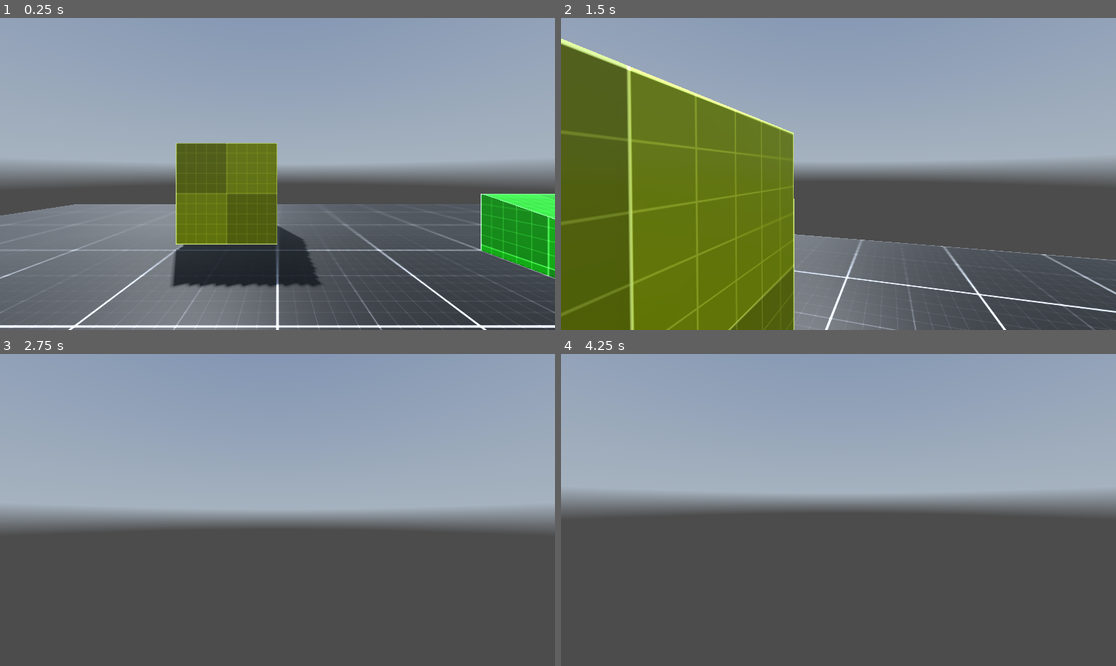
Above: before the commit, frames 1-4 (two rows, left to right).
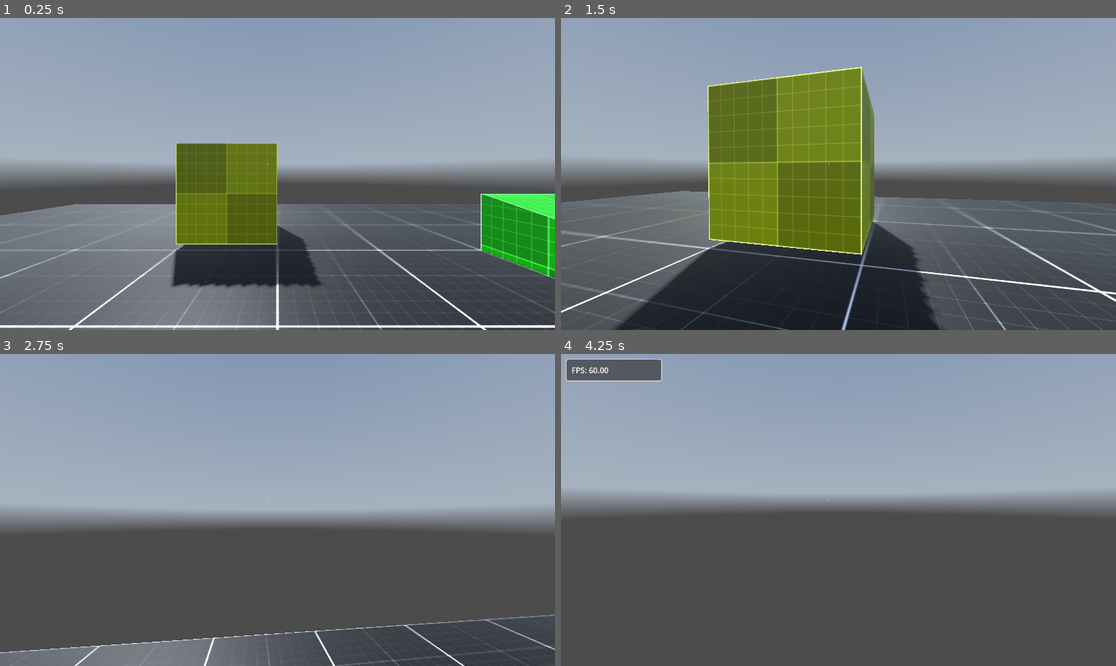
Above: after the commit, the same moments.

Repository: mochanicious/FPSGodotGame
Game: Godot game, scene res://levels/level_001.tscn
Two runs of this game, one before a commit and one after it. Both use one fixed random seed, a clock stepped at 60 frames per second and the inputs below. A sky picture missing from this copy of the repository is replaced by a grey-blue gradient.
Inputs (mouse positions are in pixels of both pictures, inside the frame that each line leads up to):
- Up to frame 1 (0.25 s): no input
- Up to frame 2 (1.5 s): tap Enter at 0.5 s; move the mouse to (866, 174) at 0.52 s; hold Ctrl (Crouch, bound only after the commit) 0.53-1.28 s; hold W (move_forward) from 0.53 s (still down); tap Space (jump) at 0.77, 1.07 s; tap C (Crouch, bound only before the commit) at 0.8, 1.35 s; move the mouse to (810, 174) at 1.27 s
- Up to frame 3 (2.75 s): keep holding W (move_forward); tap Space (jump) at 1.52, 1.55, 1.82, 2.1 s; move the mouse to (288, 503) at 2.02 s; hold Ctrl (Crouch, bound only after the commit) from 2.03 s (still down)
- Up to frame 4 (4.25 s): keep holding W (move_forward); move the mouse to (832, 516) at 2.77 s; release Ctrl (Crouch, bound only after the commit) at 2.78 s; tap Ctrl (Crouch, bound only after the commit) at 2.85 s; tap Space (jump) at 3.02, 3.32, 3.5, 3.77, 3.8, 4.07 s; tap C (Crouch, bound only before the commit) at 3.05 s; move the mouse to (877, 513) at 3.52 s; hold C (Crouch, bound only before the commit) from 3.53 s (still down); tap ` (debug, bound only after the commit) at 4.15 s

The runs differ from the first frame. In frame 1, less than 0.1% of the frame differs, in the area x 48-49%, y 46-47%; in frame 2, 48%, in the area x 0-100%, y 6-100%; in frame 3, 3.9%; in frame 4, 1.3%.

Commit message:
Improved crouch movement, added fps counter and crosshair

Diff:
--- /dev/null
+++ b/Themes and UI/debug.tres
@@ -0,0 +1,19 @@
+[gd_resource type="Theme" load_steps=2 format=3 uid="uid://df2cyrxcjfgqe"]
+
+[sub_resource type="StyleBoxFlat" id="StyleBoxFlat_ds3kr"]
+bg_color = Color(0.230315, 0.230315, 0.230315, 0.713726)
+border_width_left = 2
+border_width_top = 2
+border_width_right = 2
+border_width_bottom = 2
+corner_radius_top_left = 5
+corner_radius_top_right = 5
+corner_radius_bottom_right = 5
+corner_radius_bottom_left = 5
+
+[resource]
+MarginContainer/constants/margin_bottom = 10
+MarginContainer/constants/margin_left = 10
+MarginContainer/constants/margin_right = 10
+MarginContainer/constants/margin_top = 10
+PanelContainer/styles/panel = SubResource("StyleBoxFlat_ds3kr")
--- /dev/null
+++ b/controllers/Debug.gd
@@ -0,0 +1,25 @@
+extends PanelContainer
+
+@onready var property_container = %VBoxContainer
+
+var property
+var fps : String
+
+# Called when the node enters the scene tree for the first time.
+func _ready():
+	visible = false
+
+	add_debug("FPS" ,fps)
+
+func _process(delta):
+	fps = "%.2f" % (1.0/delta)
+	property.text = property.name + ": " + fps
+func _input(event):
+	if event.is_action_pressed("debug"):
+		visible = !visible
+
+func add_debug(title: String,value):
+	property = Label.new()
+	property_container.add_child(property)
+	property.name = title
+	property.text = property.name + value
--- /dev/null
+++ b/controllers/Reticle.gd
@@ -0,0 +1,15 @@
+extends CenterContainer
+
+@export var DOT_RADIUS : float = 1.0
+@export var DOT_COLOR : Color = Color.WHITE
+
+# Called when the node enters the scene tree for the first time.
+func _ready():
+	queue_redraw()
+
+# Called every frame. 'delta' is the elapsed time since the previous frame.
+func _process(delta):
+	pass
+
+func _draw():
+	draw_circle(Vector2(0,0), DOT_RADIUS, DOT_COLOR)
--- a/controllers/fps_controller.tscn
+++ b/controllers/fps_controller.tscn
@@ -1,51 +1,15 @@
-[gd_scene load_steps=9 format=3 uid="uid://c3ffql15mo0aj"]
+[gd_scene load_steps=13 format=3 uid="uid://c3ffql15mo0aj"]
 
 [ext_resource type="Script" path="res://controllers/scripts/fps_controller.gd" id="1_pgc1p"]
 [ext_resource type="Material" uid="uid://b4gwd5h7ixvct" path="res://materials/player.tres" id="2_gldw4"]
+[ext_resource type="Script" path="res://controllers/Reticle.gd" id="3_y6lug"]
+[ext_resource type="Theme" uid="uid://df2cyrxcjfgqe" path="res://Themes and UI/debug.tres" id="4_vmbtr"]
+[ext_resource type="Script" path="res://controllers/Debug.gd" id="5_v8ke3"]
 
 [sub_resource type="CapsuleShape3D" id="CapsuleShape3D_u6tj1"]
 
 [sub_resource type="CapsuleMesh" id="CapsuleMesh_6tv51"]
 material = ExtResource("2_gldw4")
-
-[sub_resource type="Animation" id="Animation_muvtr"]
-resource_name = "crouch"
-tracks/0/type = "value"
-tracks/0/imported = false
-tracks/0/enabled = true
-tracks/0/path = NodePath("CollisionShape3D:shape:height")
-tracks/0/interp = 2
-tracks/0/loop_wrap = true
-tracks/0/keys = {
-"times": PackedFloat32Array(0, 1),
-"transitions": PackedFloat32Array(1, 1),
-"update": 0,
-"values": [2.0, 1.5]
-}
-tracks/1/type = "value"
-tracks/1/imported = false
-tracks/1/enabled = true
-tracks/1/path = NodePath("CollisionShape3D:position")
-tracks/1/interp = 2
-tracks/1/loop_wrap = true
-tracks/1/keys = {
-"times": PackedFloat32Array(0, 1),
-"transitions": PackedFloat32Array(1, 1),
-"update": 0,
-"values": [Vector3(0, 1, 0), Vector3(0, 0.75, 0)]
-}
-tracks/2/type = "value"
-tracks/2/imported = false
-tracks/2/enabled = true
-tracks/2/path = NodePath("CameraController:position")
-tracks/2/interp = 2
-tracks/2/loop_wrap = true
-tracks/2/keys = {
-"times": PackedFloat32Array(0, 1),
-"transitions": PackedFloat32Array(1, 1),
-"update": 0,
-"values": [Vector3(0, 1.5, 0), Vector3(0, 1, 0)]
-}
 
 [sub_resource type="Animation" id="Animation_b0si1"]
 length = 0.001
@@ -86,6 +50,45 @@
 "values": [Vector3(0, 1.5, 0)]
 }
 
+[sub_resource type="Animation" id="Animation_muvtr"]
+resource_name = "crouch"
+tracks/0/type = "value"
+tracks/0/imported = false
+tracks/0/enabled = true
+tracks/0/path = NodePath("CollisionShape3D:shape:height")
+tracks/0/interp = 2
+tracks/0/loop_wrap = true
+tracks/0/keys = {
+"times": PackedFloat32Array(0, 1),
+"transitions": PackedFloat32Array(1, 1),
+"update": 0,
+"values": [2.0, 1.5]
+}
+tracks/1/type = "value"
+tracks/1/imported = false
+tracks/1/enabled = true
+tracks/1/path = NodePath("CollisionShape3D:position")
+tracks/1/interp = 2
+tracks/1/loop_wrap = true
+tracks/1/keys = {
+"times": PackedFloat32Array(0, 1),
+"transitions": PackedFloat32Array(1, 1),
+"update": 0,
+"values": [Vector3(0, 1, 0), Vector3(0, 0.75, 0)]
+}
+tracks/2/type = "value"
+tracks/2/imported = false
+tracks/2/enabled = true
+tracks/2/path = NodePath("CameraController:position")
+tracks/2/interp = 2
+tracks/2/loop_wrap = true
+tracks/2/keys = {
+"times": PackedFloat32Array(0, 1),
+"transitions": PackedFloat32Array(1, 1),
+"update": 0,
+"values": [Vector3(0, 1.5, 0), Vector3(0, 1, 0)]
+}
+
 [sub_resource type="Animation" id="Animation_30x3v"]
 resource_name = "uncrouch"
 tracks/0/type = "value"
@@ -132,11 +135,14 @@
 "uncrouch": SubResource("Animation_30x3v")
 }
 
-[node name="CharacterBody3D" type="CharacterBody3D" node_paths=PackedStringArray("CAMERA_CONTROLLER", "ANIMATIONPLAYER")]
+[sub_resource type="SphereShape3D" id="SphereShape3D_otux0"]
+
+[node name="CharacterBody3D" type="CharacterBody3D" node_paths=PackedStringArray("CAMERA_CONTROLLER", "ANIMATIONPLAYER", "CROUCH_SHAPECAST")]
 script = ExtResource("1_pgc1p")
 MOUSE_SENSITIVITY = 0.25
 CAMERA_CONTROLLER = NodePath("CameraController/Camera3D")
 ANIMATIONPLAYER = NodePath("AnimationPlayer")
+CROUCH_SHAPECAST = NodePath("ShapeCast3D")
 
 [node name="CollisionShape3D" type="CollisionShape3D" parent="."]
 transform = Transform3D(1, 0, 0, 0, 1, 0, 0, 0, 1, 0, 1, 0)
@@ -158,3 +164,49 @@
 libraries = {
 "": SubResource("AnimationLibrary_ku206")
 }
+
+[node name="ShapeCast3D" type="ShapeCast3D" parent="."]
+transform = Transform3D(1, 0, 0, 0, 1, 0, 0, 0, 1, 0, 1.5, 0)
+shape = SubResource("SphereShape3D_otux0")
+target_position = Vector3(0, 0.5, 0)
+
+[node name="UserInterface" type="Control" parent="."]
+layout_mode = 3
+anchors_preset = 15
+anchor_right = 1.0
+anchor_bottom = 1.0
+grow_horizontal = 2
+grow_vertical = 2
+mouse_filter = 1
+
+[node name="Reticle" type="CenterContainer" parent="UserInterface"]
+layout_mode = 1
+anchors_preset = 8
+anchor_left = 0.5
+anchor_top = 0.5
+anchor_right = 0.5
+anchor_bottom = 0.5
+offset_left = -20.0
+offset_top = -20.0
+offset_right = 20.0
+offset_bottom = 20.0
+grow_horizontal = 2
+grow_vertical = 2
+script = ExtResource("3_y6lug")
+
+[node name="DebugPanel" type="PanelContainer" parent="UserInterface"]
+custom_minimum_size = Vector2(200, 0)
+layout_mode = 0
+offset_left = 10.0
+offset_top = 10.0
+offset_right = 210.0
+offset_bottom = 50.0
+theme = ExtResource("4_vmbtr")
+script = ExtResource("5_v8ke3")
+
+[node name="MarginContainer" type="MarginContainer" parent="UserInterface/DebugPanel"]
+layout_mode = 2
+
+[node name="VBoxContainer" type="VBoxContainer" parent="UserInterface/DebugPanel/MarginContainer"]
+unique_name_in_owner = true
+layout_mode = 2
--- a/controllers/scripts/fps_controller.gd
+++ b/controllers/scripts/fps_controller.gd
@@ -1,13 +1,16 @@
 extends CharacterBody3D
 
-@export var SPEED : float = 5.0
+@export var SPEED_DEFAULT : float = 5.0
+@export var SPEED_CROUCH : float = 2.0
 @export var JUMP_VELOCITY : float = 4.5
 @export var MOUSE_SENSITIVITY : float = 0.5
 @export var TILT_LOWER_LIMIT := deg_to_rad(-90.0)
 @export var TILT_UPPER_LIMIT := deg_to_rad(90.0)
 @export var CAMERA_CONTROLLER : Camera3D
 @export var ANIMATIONPLAYER : AnimationPlayer
+@export var CROUCH_SHAPECAST : Node3D
 
+var _speed : float
 var _mouse_input : bool = false
 var _rotation_input : float
 var _tilt_input : float
@@ -32,7 +35,7 @@
 	if event.is_action_pressed("exit"):
 		get_tree().quit()
 
-	if event.is_action_pressed("Crouch"):
+	if event.is_action_pressed("Crouch") and is_on_floor():
 		toggle_crouch()
 
 func _update_camera(delta):
@@ -58,6 +61,10 @@
 	# Get mouse input
 	Input.mouse_mode = Input.MOUSE_MODE_CAPTURED
 
+	_speed = SPEED_DEFAULT
+
+	CROUCH_SHAPECAST.add_exception($".")
+
 func _physics_process(delta):
 
 	# Update camera movement based on mouse movement
@@ -68,7 +75,7 @@
 		velocity.y -= gravity * delta
 
 	# Handle Jump.
-	if Input.is_action_just_pressed("jump") and is_on_floor():
+	if Input.is_action_just_pressed("jump") and is_on_floor() and _is_crouching == false:
 		velocity.y = JUMP_VELOCITY
 
 	# Get the input direction and handle the movement/deceleration.
@@ -78,17 +85,26 @@
 	var direction = (transform.basis * Vector3(input_dir.x, 0, input_dir.y)).normalized()
 
 	if direction:
-		velocity.x = direction.x * SPEED
-		velocity.z = direction.z * SPEED
+		velocity.x = direction.x * _speed
+		velocity.z = direction.z * _speed
 	else:
-		velocity.x = move_toward(velocity.x, 0, SPEED)
-		velocity.z = move_toward(velocity.z, 0, SPEED)
+		velocity.x = move_toward(velocity.x, 0, _speed)
+		velocity.z = move_toward(velocity.z, 0, _speed)
 
 	move_and_slide()
 
 func toggle_crouch():
-	if _is_crouching == true:
+	if _is_crouching == true and CROUCH_SHAPECAST.is_colliding() == false:
 		ANIMATIONPLAYER.play("uncrouch")
+		set_speed("default")
 	elif _is_crouching == false:
 		ANIMATIONPLAYER.play("crouch")
+		set_speed("crouching")
 	_is_crouching = !_is_crouching
+
+func set_speed(state: String):
+	match state:
+		"default":
+			_speed = SPEED_DEFAULT
+		"crouching":
+			_speed = SPEED_CROUCH
--- a/project.godot
+++ b/project.godot
@@ -53,7 +53,12 @@
 }
 Crouch={
 "deadzone": 0.5,
-"events": [Object(InputEventKey,"resource_local_to_scene":false,"resource_name":"","device":0,"window_id":0,"alt_pressed":false,"shift_pressed":false,"ctrl_pressed":false,"meta_pressed":false,"pressed":false,"keycode":0,"physical_keycode":67,"key_label":0,"unicode":0,"echo":false,"script":null)
+"events": [Object(InputEventKey,"resource_local_to_scene":false,"resource_name":"","device":-1,"window_id":0,"alt_pressed":false,"shift_pressed":false,"ctrl_pressed":false,"meta_pressed":false,"pressed":false,"keycode":0,"physical_keycode":4194326,"key_label":0,"unicode":0,"echo":false,"script":null)
+]
+}
+debug={
+"deadzone": 0.5,
+"events": [Object(InputEventKey,"resource_local_to_scene":false,"resource_name":"","device":-1,"window_id":0,"alt_pressed":false,"shift_pressed":false,"ctrl_pressed":false,"meta_pressed":false,"pressed":false,"keycode":0,"physical_keycode":96,"key_label":0,"unicode":96,"echo":false,"script":null)
 ]
 }
 
